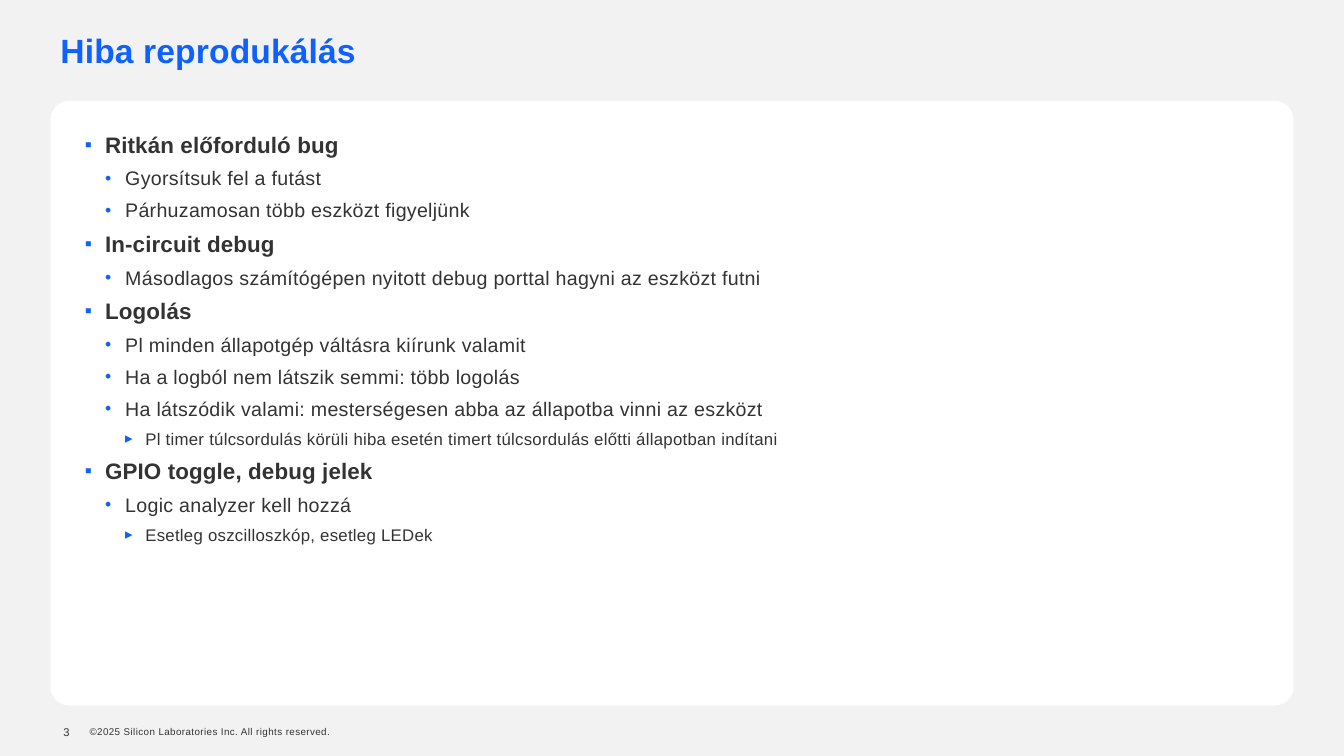
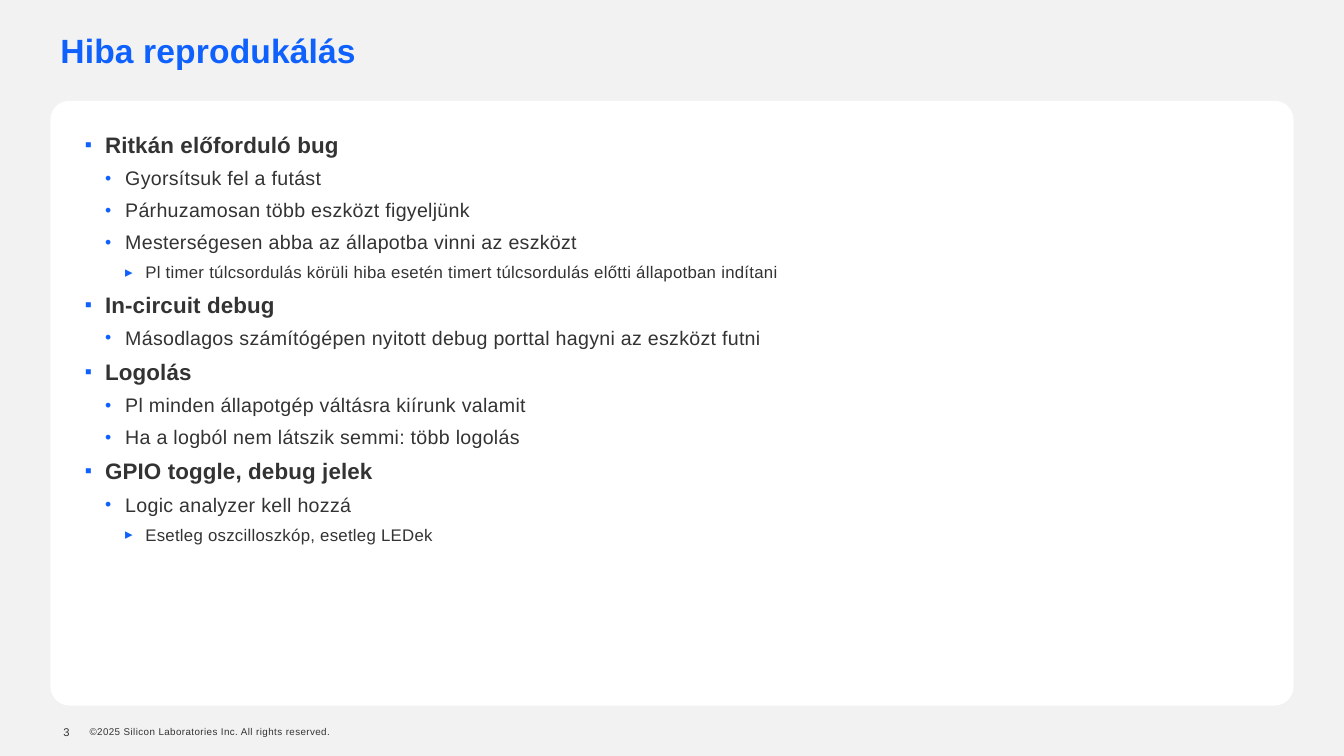
Before and after one commit to andrasbiro-silabs/cansat-bug-presentation, a slide deck: slide 3 of cansat_debug.pptx. Drawn at 1344x756 pixels with LibreOffice and Linux fonts; fonts in the diff are those of the drawing; background and template pictures are left out. Boxes give left, top, right and bottom in pixels: in the first picture for what was removed or moved away, otherwise in the second. Text is boxed around its words. In the diff, an @@ line names an element or a change of style, - is before the commit and + after.

Commit message:
small reorg in ppt, pdf version

```diff
--- a/cansat_debug.pptx
+++ b/cansat_debug.pptx
@@ text at box(125, 234, 777, 282): paragraphs added @@
+  • Mesterségesen abba az állapotba vinni az eszközt
+    ▸ Pl timer túlcsordulás körüli hiba esetén timert túlcsordulás előtti állapotban indítani
@@ text at box(125, 401, 777, 449): paragraphs removed @@
-  • Ha látszódik valami: mesterségesen abba az állapotba vinni az eszközt
-    ▸ Pl timer túlcsordulás körüli hiba esetén timert túlcsordulás előtti állapotban indítani
```
Also in this commit, not shown: 1 other file.
